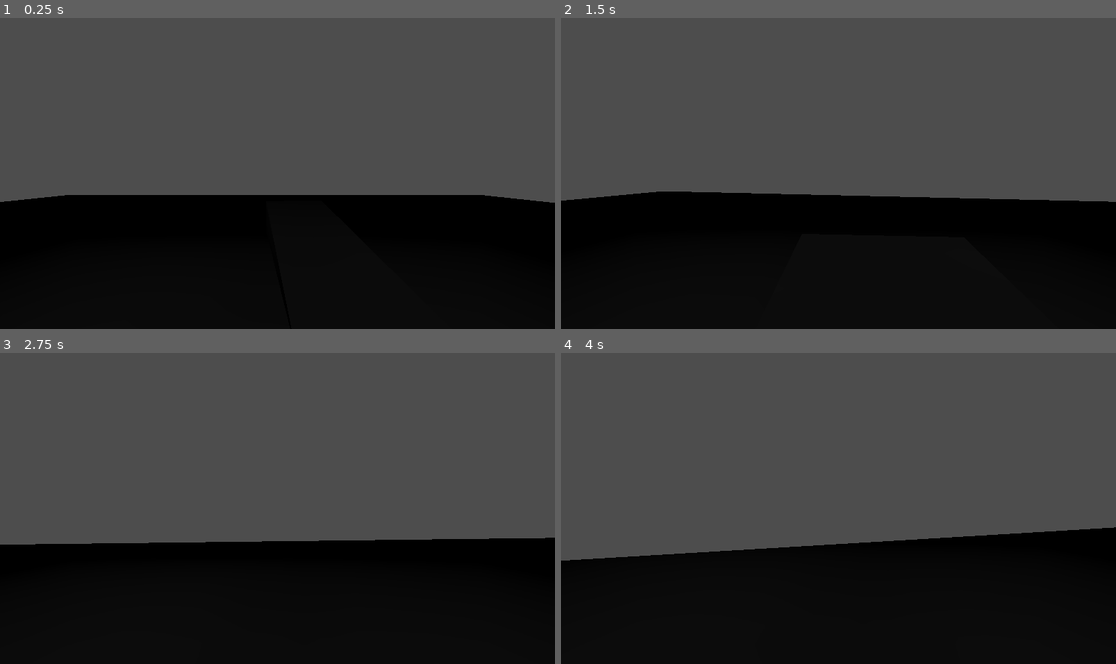
Above: before the commit, frames 1-4 (two rows, left to right).
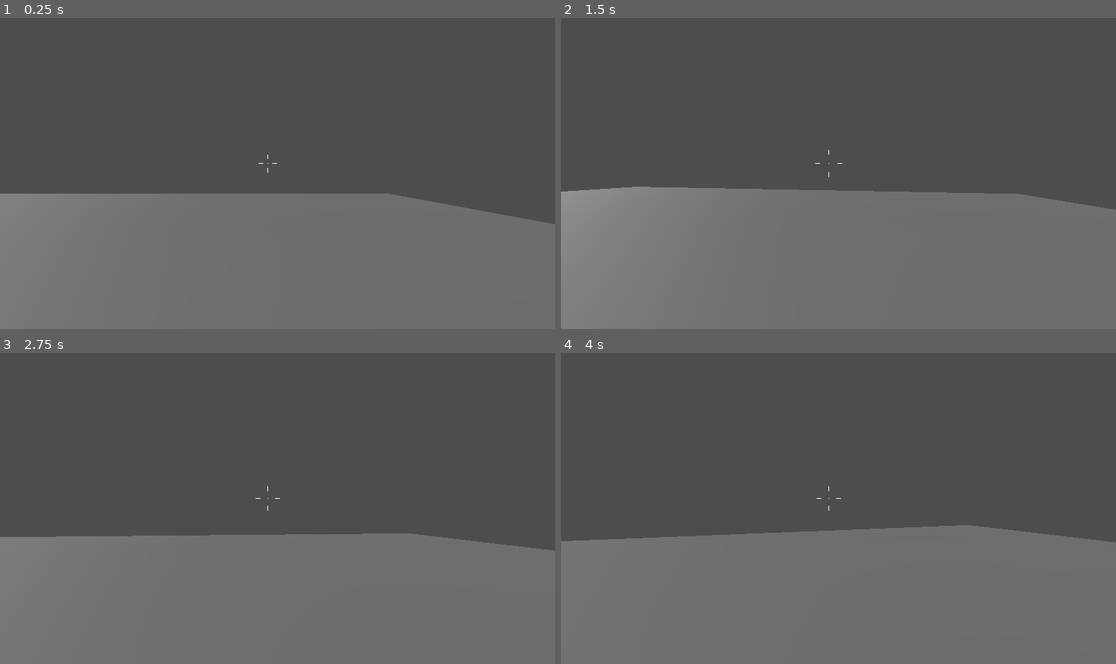
Above: after the commit, the same moments.

Repository: jetsup/FPS
Game: Godot game, scene res://environments/World.tscn
Same seed, same stepped clock (60 frames per second), same inputs: the game is played once before the commit and once after it.
Inputs (mouse positions are in pixels of both pictures, inside the frame that each line leads up to):
- Up to frame 1 (0.25 s): no input
- Up to frame 2 (1.5 s): move the mouse to (866, 170) at 0.52 s; hold Ctrl (crouch) 0.53-1.28 s; hold W (move_forward) from 0.53 s (still down); tap Space (jump) at 0.77, 0.8, 1.07, 1.35 s; move the mouse to (810, 173) at 1.27 s
- Up to frame 3 (2.75 s): keep holding W (move_forward); tap Space (jump) at 1.52, 1.82, 2.3 s; tap Ctrl (crouch) at 1.55 s; move the mouse to (288, 502) at 2.02 s; hold Ctrl (crouch) from 2.03 s (still down)
- Up to frame 4 (4 s): keep holding W (move_forward); move the mouse to (832, 511) at 2.77 s; release Ctrl (crouch) at 2.78 s; tap Ctrl (crouch) at 2.85 s; tap Space (jump) at 3.02, 3.32, 3.6, 3.77 s; move the mouse to (877, 511) at 3.52 s

The runs differ from the first frame. In frame 1, 43% of the frame differs, in the area x 0-100%, y 43-100%; in frame 2, 44%, in the area x 0-100%, y 42-100%; in frame 3, 41%; in frame 4, 42%.

Commit message:
Added crosshair, crouchiing and jumping over platforms. E06

Diff:
--- a/Characters/Player.tscn
+++ b/Characters/Player.tscn
@@ -1,23 +1,114 @@
-[gd_scene load_steps=5 format=3 uid="uid://bmnaokfjs2ekn"]
+[gd_scene load_steps=12 format=3 uid="uid://bmnaokfjs2ekn"]
 
 [ext_resource type="Script" path="res://controllers/scripts/Player.gd" id="1_l1ddj"]
+[ext_resource type="Material" uid="uid://b4gwd5h7ixvct" path="res://materials/player.tres" id="2_aufqb"]
+[ext_resource type="Script" path="res://controllers/scripts/Reticle.gd" id="3_s4r84"]
+[ext_resource type="Theme" uid="uid://b4a3tffbkmxov" path="res://themes/debug.tres" id="4_hfd56"]
+[ext_resource type="Script" path="res://controllers/scripts/Debug.gd" id="4_sqpuq"]
 
 [sub_resource type="CapsuleShape3D" id="CapsuleShape3D_jwwho"]
 
-[sub_resource type="StandardMaterial3D" id="StandardMaterial3D_atx54"]
+[sub_resource type="CapsuleMesh" id="CapsuleMesh_s6bw0"]
+material = ExtResource("2_aufqb")
 
-[sub_resource type="CapsuleMesh" id="CapsuleMesh_s6bw0"]
-material = SubResource("StandardMaterial3D_atx54")
+[sub_resource type="Animation" id="Animation_0pe4x"]
+resource_name = "Crouch"
+tracks/0/type = "value"
+tracks/0/imported = false
+tracks/0/enabled = true
+tracks/0/path = NodePath("CollisionShape3D:shape:height")
+tracks/0/interp = 2
+tracks/0/loop_wrap = true
+tracks/0/keys = {
+"times": PackedFloat32Array(0, 1),
+"transitions": PackedFloat32Array(1, 1),
+"update": 0,
+"values": [2.0, 1.5]
+}
+tracks/1/type = "value"
+tracks/1/imported = false
+tracks/1/enabled = true
+tracks/1/path = NodePath("CollisionShape3D:position")
+tracks/1/interp = 2
+tracks/1/loop_wrap = true
+tracks/1/keys = {
+"times": PackedFloat32Array(0, 1),
+"transitions": PackedFloat32Array(1, 1),
+"update": 0,
+"values": [Vector3(0, 0, 0), Vector3(0, -0.25, 0)]
+}
+tracks/2/type = "value"
+tracks/2/imported = false
+tracks/2/enabled = true
+tracks/2/path = NodePath("CameraController:position")
+tracks/2/interp = 2
+tracks/2/loop_wrap = true
+tracks/2/keys = {
+"times": PackedFloat32Array(0, 1),
+"transitions": PackedFloat32Array(1, 1),
+"update": 0,
+"values": [Vector3(0, 0.7, 0), Vector3(0, 0.25, 0)]
+}
 
-[node name="CharacterBody3D" type="CharacterBody3D" node_paths=PackedStringArray("CAMERA_CONTROLER")]
+[sub_resource type="Animation" id="Animation_ux6l8"]
+length = 0.001
+tracks/0/type = "value"
+tracks/0/imported = false
+tracks/0/enabled = true
+tracks/0/path = NodePath("CollisionShape3D:shape:height")
+tracks/0/interp = 1
+tracks/0/loop_wrap = true
+tracks/0/keys = {
+"times": PackedFloat32Array(0),
+"transitions": PackedFloat32Array(1),
+"update": 0,
+"values": [2.0]
+}
+tracks/1/type = "value"
+tracks/1/imported = false
+tracks/1/enabled = true
+tracks/1/path = NodePath("CollisionShape3D:position")
+tracks/1/interp = 1
+tracks/1/loop_wrap = true
+tracks/1/keys = {
+"times": PackedFloat32Array(0),
+"transitions": PackedFloat32Array(1),
+"update": 0,
+"values": [Vector3(0, 0, 0)]
+}
+tracks/2/type = "value"
+tracks/2/imported = false
+tracks/2/enabled = true
+tracks/2/path = NodePath("CameraController:position")
+tracks/2/interp = 1
+tracks/2/loop_wrap = true
+tracks/2/keys = {
+"times": PackedFloat32Array(0),
+"transitions": PackedFloat32Array(1),
+"update": 0,
+"values": [Vector3(0, 0.7, 0)]
+}
+
+[sub_resource type="AnimationLibrary" id="AnimationLibrary_7w78k"]
+_data = {
+"Crouch": SubResource("Animation_0pe4x"),
+"RESET": SubResource("Animation_ux6l8")
+}
+
+[sub_resource type="SphereShape3D" id="SphereShape3D_a3wf4"]
+
+[node name="CharacterBody3D" type="CharacterBody3D" node_paths=PackedStringArray("CAMERA_CONTROLER", "ANIMATION_PLAYER", "CROUCH_SHAPECAST")]
 transform = Transform3D(1, 0, 0, 0, 1, 0, 0, 0, 1, 0, 1, 0)
 script = ExtResource("1_l1ddj")
 CAMERA_CONTROLER = NodePath("CameraController/Camera3D")
+ANIMATION_PLAYER = NodePath("AnimationPlayer")
+CROUCH_SHAPECAST = NodePath("ShapeCast3D")
 
 [node name="CollisionShape3D" type="CollisionShape3D" parent="."]
 shape = SubResource("CapsuleShape3D_jwwho")
 
 [node name="MeshInstance3D" type="MeshInstance3D" parent="CollisionShape3D"]
+visible = false
 mesh = SubResource("CapsuleMesh_s6bw0")
 
 [node name="CameraController" type="Node3D" parent="."]
@@ -27,3 +118,75 @@
 
 [node name="ReflectionProbe" type="ReflectionProbe" parent="CameraController/Camera3D"]
 update_mode = 1
+
+[node name="AnimationPlayer" type="AnimationPlayer" parent="."]
+libraries = {
+"": SubResource("AnimationLibrary_7w78k")
+}
+
+[node name="ShapeCast3D" type="ShapeCast3D" parent="."]
+shape = SubResource("SphereShape3D_a3wf4")
+target_position = Vector3(0, 1, 0)
+debug_shape_custom_color = Color(0.815686, 0, 0.156863, 1)
+
+[node name="UserInterface" type="Control" parent="."]
+layout_mode = 3
+anchors_preset = 15
+anchor_right = 1.0
+anchor_bottom = 1.0
+grow_horizontal = 2
+grow_vertical = 2
+mouse_filter = 1
+
+[node name="Reticle" type="CenterContainer" parent="UserInterface" node_paths=PackedStringArray("RETICLE_LINES", "PLAYER_CONTROLLER")]
+layout_mode = 1
+anchors_preset = 8
+anchor_left = 0.5
+anchor_top = 0.5
+anchor_right = 0.5
+anchor_bottom = 0.5
+offset_left = -20.0
+offset_top = -20.0
+offset_right = 20.0
+offset_bottom = 20.0
+grow_horizontal = 2
+grow_vertical = 2
+script = ExtResource("3_s4r84")
+RETICLE_LINES = [NodePath("top"), NodePath("right"), NodePath("bottom"), NodePath("left")]
+PLAYER_CONTROLLER = NodePath("../..")
+
+[node name="top" type="Line2D" parent="UserInterface/Reticle"]
+points = PackedVector2Array(0, -5, 0, -15)
+width = 1.0
+
+[node name="right" type="Line2D" parent="UserInterface/Reticle"]
+points = PackedVector2Array(5, 0, 15, 0)
+width = 1.0
+
+[node name="bottom" type="Line2D" parent="UserInterface/Reticle"]
+points = PackedVector2Array(0, 5, 0, 15)
+width = 1.0
+
+[node name="left" type="Line2D" parent="UserInterface/Reticle"]
+points = PackedVector2Array(-5, 0, -15, 0)
+width = 1.0
+
+[node name="DebugPanel" type="Panel" parent="UserInterface"]
+custom_minimum_size = Vector2(200, 0)
+layout_mode = 0
+offset_left = 10.0
+offset_top = 10.0
+offset_right = 210.0
+offset_bottom = 50.0
+script = ExtResource("4_sqpuq")
+
+[node name="MarginContainer" type="MarginContainer" parent="UserInterface/DebugPanel"]
+layout_mode = 0
+offset_right = 40.0
+offset_bottom = 40.0
+
+[node name="DebugVBox" type="VBoxContainer" parent="UserInterface/DebugPanel/MarginContainer"]
+layout_mode = 2
+theme = ExtResource("4_hfd56")
+
+[connection signal="animation_started" from="AnimationPlayer" to="." method="_on_animation_player_animation_started"]
--- /dev/null
+++ b/controllers/scripts/Debug.gd
@@ -0,0 +1,42 @@
+extends Panel
+
+@onready var property_container = $MarginContainer/DebugVBox
+
+#var property
+var frames_per_second: String
+
+# Called when the node enters the scene tree for the first time.
+func _ready():
+	Global.debug = self
+
+	visible = false
+
+	#add_debug_property("FPS", "Test")
+
+func _input(event):
+	if event.is_action_pressed("debug"):
+		visible = !visible
+
+# Called every frame. 'delta' is the elapsed time since the previous frame.
+func _process(delta):
+	if visible:
+		frames_per_second = "%.2f" % (1.0 / delta)
+		#property.text = property.name + ": " + frames_per_second
+
+func add_property(title: String, value, order):
+	var target
+	target = property_container.find_child(title, true, false)
+	if !target:
+		target = Label.new()
+		property_container.add_child(target)
+		target.name = title
+		target.text = target.name + ": " + str(value)
+	elif visible:
+		target.text = target.name + ": " + str(value)
+		property_container.move_child(target, order)
+
+#func add_debug_property(title: String, value):
+	#property = Label.new()
+	#property_container.add_child(property)
+	#property.name = title
+	#property.text = property.name + value
--- /dev/null
+++ b/controllers/scripts/Global.gd
@@ -0,0 +1,3 @@
+extends Node
+
+var debug # Reference to DebugPanel for debug property asignment
--- a/controllers/scripts/Player.gd
+++ b/controllers/scripts/Player.gd
@@ -1,15 +1,21 @@
 extends CharacterBody3D
 
 
-const SPEED = 5.0
-const JUMP_VELOCITY = 4.5
+@export var SPEED_DEFAULT: float = 5.0
+@export var SPEED_CROUCH: float = 2.0
+@export var JUMP_VELOCITY: float = 5.5
+@export_range(5, 10, 0.1) var CROUCH_SPEED: float = 7.0;
+@export var TOGGLE_CROUCH: bool = false
 
 @export var MOUSE_SENSITIVITY: float = 0.2
 
 @export var TILT_LOWER_LIMIT := deg_to_rad(-90.0)
 @export var TILT_UPPER_LIMIT := deg_to_rad(90.0)
 @export var CAMERA_CONTROLER: Camera3D
+@export var ANIMATION_PLAYER: AnimationPlayer
+@export var CROUCH_SHAPECAST: Node3D
 
+var _speed: float
 var _mouse_input: bool = false
 var _mouse_rotation: Vector3
 var _rotation_input: float
@@ -17,12 +23,25 @@
 var _player_rotation: Vector3
 var _camera_rotation: Vector3
 
+var _is_crouching: bool = false
+
 # Get the gravity from the project settings to be synced with RigidBody nodes.
 var gravity = ProjectSettings.get_setting("physics/3d/default_gravity")
 
 func _input(event):
 	if event.is_action_pressed("exit"):
 		get_tree().quit();
+
+	if event.is_action_pressed("crouch"):
+		toggle_crouch()
+
+	if event.is_action_pressed("crouch") and _is_crouching == false and is_on_floor() and TOGGLE_CROUCH == false:
+		crouching(true)
+	if event.is_action_released("crouch") and TOGGLE_CROUCH == false:
+		if CROUCH_SHAPECAST.is_colliding() == false:
+			crouching(false)
+		elif CROUCH_SHAPECAST.is_colliding() == true:
+			uncrouch_check()
 
 func _unhandled_input(event):
 	_mouse_input = event is InputEventMouseMotion and Input.mouse_mode == Input.MOUSE_MODE_CAPTURED
@@ -52,7 +71,13 @@
 func _ready():
 	Input.mouse_mode = Input.MOUSE_MODE_CAPTURED
 
+	CROUCH_SHAPECAST.add_exception($".")
+
+	_speed = SPEED_DEFAULT
+
 func _physics_process(delta):
+	Global.debug.add_property("MovementSpeed", _speed, 1)
+
 	# Add the gravity.
 	if not is_on_floor():
 		velocity.y -= gravity * delta
@@ -60,7 +85,7 @@
 	_update_camera(delta)
 
 	# Handle jump.
-	if Input.is_action_just_pressed("jump") and is_on_floor():
+	if Input.is_action_just_pressed("jump") and is_on_floor() and _is_crouching == false:
 		velocity.y = JUMP_VELOCITY
 
 	# Get the input direction and handle the movement/deceleration.
@@ -68,10 +93,44 @@
 	var input_dir = Input.get_vector("move_left", "move_right", "move_forward", "move_backward")
 	var direction = (transform.basis * Vector3(input_dir.x, 0, input_dir.y)).normalized()
 	if direction:
-		velocity.x = direction.x * SPEED
-		velocity.z = direction.z * SPEED
+		velocity.x = direction.x * _speed
+		velocity.z = direction.z * _speed
 	else:
-		velocity.x = move_toward(velocity.x, 0, SPEED)
-		velocity.z = move_toward(velocity.z, 0, SPEED)
+		velocity.x = move_toward(velocity.x, 0, _speed)
+		velocity.z = move_toward(velocity.z, 0, _speed)
 
 	move_and_slide()
+
+
+func toggle_crouch():
+	if _is_crouching == true and CROUCH_SHAPECAST.is_colliding() == false:
+		crouching((false))
+	elif _is_crouching == false:
+		crouching(true)
+
+func uncrouch_check():
+	if CROUCH_SHAPECAST.is_colliding() == false:
+		crouching(false)
+	elif CROUCH_SHAPECAST.is_colliding() == true:
+		await get_tree().create_timer(0.1).timeout
+		uncrouch_check()
+
+func crouching(state: bool):
+	match state:
+		true:
+			ANIMATION_PLAYER.play("Crouch", -1, CROUCH_SPEED)
+			set_movement_speed("crouching")
+		false:
+			ANIMATION_PLAYER.play("Crouch", -1, -CROUCH_SPEED, true)
+			set_movement_speed("default")
+
+func _on_animation_player_animation_started(anim_name):
+	if anim_name == "Crouch":
+		_is_crouching = !_is_crouching
+
+func set_movement_speed(state: String):
+	match state:
+		"default":
+			_speed = SPEED_DEFAULT
+		"crouching":
+			_speed = SPEED_CROUCH
--- /dev/null
+++ b/controllers/scripts/Reticle.gd
@@ -0,0 +1,32 @@
+extends CenterContainer
+
+@export var RETICLE_LINES: Array[Line2D]
+@export var PLAYER_CONTROLLER: CharacterBody3D
+@export var RETICLE_SPEED: float = 0.25
+@export var RETICLE_DISTANCE: float = 2.0
+
+@export var DOT_RADIUS: float = 1.0
+@export var DOT_COLOR: Color = Color.WHITE
+
+# Called when the node enters the scene tree for the first time.
+func _ready():
+	queue_redraw()
+
+# Called every frame. 'delta' is the elapsed time since the previous frame.
+func _process(delta):
+	adjust_reticle_lines()
+
+func _draw():
+	draw_circle(Vector2(0, 0), DOT_RADIUS, DOT_COLOR)
+
+
+func adjust_reticle_lines():
+	var vel = PLAYER_CONTROLLER.get_real_velocity()
+	var origin = Vector3(0, 0, 0)
+	var pos = Vector2(0, 0)
+	var speed = origin.distance_to(vel)
+
+	RETICLE_LINES[0].position = lerp(RETICLE_LINES[0].position, pos + Vector2(0, -speed * RETICLE_DISTANCE), RETICLE_SPEED)
+	RETICLE_LINES[1].position = lerp(RETICLE_LINES[1].position, pos + Vector2(speed * RETICLE_DISTANCE, 0), RETICLE_SPEED)
+	RETICLE_LINES[2].position = lerp(RETICLE_LINES[2].position, pos + Vector2(0, speed * RETICLE_DISTANCE), RETICLE_SPEED)
+	RETICLE_LINES[3].position = lerp(RETICLE_LINES[3].position, pos + Vector2(-speed * RETICLE_DISTANCE, 0), RETICLE_SPEED)
--- a/environments/World.tscn
+++ b/environments/World.tscn
@@ -1,13 +1,20 @@
-[gd_scene load_steps=5 format=3 uid="uid://cx6e3n65ahrcp"]
+[gd_scene load_steps=7 format=3 uid="uid://cx6e3n65ahrcp"]
 
 [ext_resource type="PackedScene" uid="uid://bmnaokfjs2ekn" path="res://Characters/Player.tscn" id="1_25vt0"]
-[ext_resource type="PackedScene" uid="uid://dwd1lsqt4lfki" path="res://environments/obstacles/ramp.tscn" id="2_lm3vj"]
+[ext_resource type="Material" uid="uid://cn1gsy15bkaff" path="res://materials/grid.tres" id="2_41ol2"]
 
 [sub_resource type="BoxShape3D" id="BoxShape3D_ipqbl"]
 size = Vector3(50, 0.2, 50)
 
 [sub_resource type="BoxMesh" id="BoxMesh_wk323"]
 size = Vector3(50, 0.2, 50)
+
+[sub_resource type="BoxShape3D" id="BoxShape3D_44w2f"]
+size = Vector3(6, 0.2, 5)
+
+[sub_resource type="BoxMesh" id="BoxMesh_gyqg7"]
+material = ExtResource("2_41ol2")
+size = Vector3(6, 0.1, 5)
 
 [node name="World" type="Node3D"]
 
@@ -19,11 +26,32 @@
 [node name="MeshInstance3D" type="MeshInstance3D" parent="StaticBody3D/CollisionShape3D"]
 mesh = SubResource("BoxMesh_wk323")
 
-[node name="Sun" type="OmniLight3D" parent="."]
-transform = Transform3D(1, 0, 0, 0, 1, 0, 0, 0, 1, 0.668047, 14.7773, 4.5194)
+[node name="Sun" type="DirectionalLight3D" parent="."]
+transform = Transform3D(0.45865, -0.222972, -0.860188, 0.736307, -0.446574, 0.508354, -0.497487, -0.866519, -0.040645, -12.082, 12.3306, 3.53551)
 
 [node name="CharacterBody3D" parent="." instance=ExtResource("1_25vt0")]
-transform = Transform3D(1, 0, 0, 0, 1, 0, 0, 0, 1, 0.35113, 2.37132, -0.0449591)
+transform = Transform3D(1, 0, 0, 0, 1, 0, 0, 0, 1, 10.6583, 2.37132, 1.61421)
 
-[node name="RampObstacle" parent="." instance=ExtResource("2_lm3vj")]
-transform = Transform3D(0.124086, 0, -0.992271, 0, 1, 0, 0.992271, 0, 0.124086, 1.24909, 1.26089, -4.80277)
+[node name="LowerPlatform" type="Node3D" parent="."]
+transform = Transform3D(1, 0, 0, 0, 1, 0, 0, 0, 1, 0, 1.5, 0)
+
+[node name="StaticBody3D" type="StaticBody3D" parent="LowerPlatform"]
+
+[node name="CollisionShape3D" type="CollisionShape3D" parent="LowerPlatform/StaticBody3D"]
+transform = Transform3D(1, 0, 0, 0, 1, 0, 0, 0, 1, 0, 0, 0.0399027)
+shape = SubResource("BoxShape3D_44w2f")
+
+[node name="MeshInstance3D" type="MeshInstance3D" parent="LowerPlatform/StaticBody3D/CollisionShape3D"]
+transform = Transform3D(1, 0, 0, 0, 1, 0, 0, 0, 1, 0, 0.0506897, 0.0228853)
+mesh = SubResource("BoxMesh_gyqg7")
+
+[node name="HigherPlatform" type="Node3D" parent="."]
+transform = Transform3D(1, 0, 0, 0, 1, 0, 0, 0, 1, 0, 2, 6.52184)
+
+[node name="StaticBody3D" type="StaticBody3D" parent="HigherPlatform"]
+
+[node name="CollisionShape3D" type="CollisionShape3D" parent="HigherPlatform/StaticBody3D"]
+shape = SubResource("BoxShape3D_44w2f")
+
+[node name="MeshInstance3D" type="MeshInstance3D" parent="HigherPlatform/StaticBody3D/CollisionShape3D"]
+mesh = SubResource("BoxMesh_gyqg7")
--- /dev/null
+++ b/materials/grid.tres
@@ -0,0 +1,78 @@
+[gd_resource type="ShaderMaterial" load_steps=3 format=3 uid="uid://cn1gsy15bkaff"]
+
+[ext_resource type="Texture2D" uid="uid://ivvpsi314b34" path="res://textures/grid.jpg" id="1_57ppx"]
+
+[sub_resource type="Shader" id="Shader_cwof1"]
+code = "// NOTE: Shader automatically converted from Godot Engine 4.1.dev4's StandardMaterial3D.
+
+shader_type spatial;
+render_mode blend_mix,depth_draw_opaque,cull_back,diffuse_burley,specular_schlick_ggx;
+uniform vec4 albedo : source_color;
+uniform sampler2D texture_albedo : source_color,filter_linear_mipmap,repeat_enable;
+uniform float point_size : hint_range(0,128);
+uniform float roughness : hint_range(0,1);
+uniform sampler2D texture_metallic : hint_default_white,filter_linear_mipmap,repeat_enable;
+uniform vec4 metallic_texture_channel;
+uniform sampler2D texture_roughness : hint_roughness_r,filter_linear_mipmap,repeat_enable;
+uniform float specular;
+uniform float metallic;
+varying vec3 uv1_triplanar_pos;
+uniform float uv1_blend_sharpness;
+varying vec3 uv1_power_normal;
+uniform vec3 uv1_scale;
+uniform vec3 uv1_offset;
+uniform vec3 uv2_scale;
+uniform vec3 uv2_offset;
+
+
+void vertex() {
+	TANGENT = vec3(0.0,0.0,-1.0) * abs(NORMAL.x);
+	TANGENT+= vec3(1.0,0.0,0.0) * abs(NORMAL.y);
+	TANGENT+= vec3(1.0,0.0,0.0) * abs(NORMAL.z);
+	TANGENT = normalize(TANGENT);
+	BINORMAL = vec3(0.0,1.0,0.0) * abs(NORMAL.x);
+	BINORMAL+= vec3(0.0,0.0,-1.0) * abs(NORMAL.y);
+	BINORMAL+= vec3(0.0,1.0,0.0) * abs(NORMAL.z);
+	BINORMAL = normalize(BINORMAL);
+	uv1_power_normal=pow(abs(NORMAL),vec3(uv1_blend_sharpness));
+	uv1_triplanar_pos = VERTEX * uv1_scale + uv1_offset;
+	uv1_power_normal/=dot(uv1_power_normal,vec3(1.0));
+	uv1_triplanar_pos *= vec3(1.0,-1.0, 1.0);
+}
+
+vec4 triplanar_texture(sampler2D p_sampler,vec3 p_weights,vec3 p_triplanar_pos) {
+	vec4 samp=vec4(0.0);
+	samp+= texture(p_sampler,p_triplanar_pos.xy) * p_weights.z;
+	samp+= texture(p_sampler,p_triplanar_pos.xz) * p_weights.y;
+	samp+= texture(p_sampler,p_triplanar_pos.zy * vec2(-1.0,1.0)) * p_weights.x;
+	return samp;
+}
+
+void fragment() {
+	vec4 albedo_tex = triplanar_texture(texture_albedo,uv1_power_normal,uv1_triplanar_pos);
+	ALBEDO = (albedo.rgb * albedo_tex.r) + albedo_tex.g + albedo_tex.b;
+	float metallic_tex = dot(triplanar_texture(texture_metallic,uv1_power_normal,uv1_triplanar_pos),metallic_texture_channel);
+	METALLIC = metallic_tex * metallic;
+	vec4 roughness_texture_channel = vec4(1.0,0.0,0.0,0.0);
+	float roughness_tex = dot(triplanar_texture(texture_roughness,uv1_power_normal,uv1_triplanar_pos),roughness_texture_channel);
+	ROUGHNESS = (1.0 - albedo_tex.g) * roughness;
+	SPECULAR = specular;
+}
+"
+
+[resource]
+render_priority = 0
+shader = SubResource("Shader_cwof1")
+shader_parameter/albedo = Color(0, 0, 0, 1)
+shader_parameter/point_size = 1.0
+shader_parameter/roughness = 0.5
+shader_parameter/metallic_texture_channel = null
+shader_parameter/specular = 0.5
+shader_parameter/metallic = 0.0
+shader_parameter/uv1_blend_sharpness = 1.0
+shader_parameter/uv1_scale = Vector3(0.5, 0.5, 0.5)
+shader_parameter/uv1_offset = Vector3(0, 0, 0)
+shader_parameter/uv2_scale = Vector3(1, 1, 1)
+shader_parameter/uv2_offset = Vector3(0, 0, 0)
+shader_parameter/texture_albedo = ExtResource("1_57ppx")
+shader_parameter/texture_roughness = ExtResource("1_57ppx")
--- /dev/null
+++ b/materials/player.tres
@@ -0,0 +1,7 @@
+[gd_resource type="StandardMaterial3D" format=3 uid="uid://b4gwd5h7ixvct"]
+
+[resource]
+albedo_color = Color(0.847059, 0.0862745, 0, 1)
+roughness = 0.32
+emission = Color(0.188235, 0.254902, 1, 1)
+emission_energy_multiplier = 0.0
--- a/project.godot
+++ b/project.godot
@@ -14,6 +14,10 @@
 run/main_scene="res://environments/World.tscn"
 config/features=PackedStringArray("4.2", "Forward Plus")
 config/icon="res://icon.svg"
+
+[autoload]
+
+Global="*res://controllers/scripts/Global.gd"
 
 [input]
 
@@ -52,3 +56,8 @@
 "events": [Object(InputEventKey,"resource_local_to_scene":false,"resource_name":"","device":-1,"window_id":0,"alt_press …(182 unchanged characters)…
 ]
 }
+debug={
+"deadzone": 0.5,
+"events": [Object(InputEventKey,"resource_local_to_scene":false,"resource_name":"","device":-1,"window_id":0,"alt_pressed":false,"shift_pressed":false,"ctrl_pressed":false,"meta_pressed":false,"pressed":false,"keycode":0,"physical_keycode":96,"key_label":0,"unicode":96,"echo":false,"script":null)
+]
+}
--- /dev/null
+++ b/themes/debug.tres
@@ -0,0 +1,10 @@
+[gd_resource type="Theme" load_steps=2 format=3 uid="uid://b4a3tffbkmxov"]
+
+[ext_resource type="StyleBox" uid="uid://bteo8lj1hhown" path="res://themes/debug_style.tres" id="1_aylyt"]
+
+[resource]
+MarginContainer/constants/margin_bottom = 10
+MarginContainer/constants/margin_left = 10
+MarginContainer/constants/margin_right = 10
+MarginContainer/constants/margin_top = 10
+PanelContainer/styles/panel = ExtResource("1_aylyt")
--- /dev/null
+++ b/themes/debug_style.tres
@@ -0,0 +1,8 @@
+[gd_resource type="StyleBoxFlat" format=3 uid="uid://bteo8lj1hhown"]
+
+[resource]
+bg_color = Color(0.290196, 0.0470588, 0.458824, 0.545098)
+corner_radius_top_left = 10
+corner_radius_top_right = 10
+corner_radius_bottom_right = 10
+corner_radius_bottom_left = 10
Binary file added: textures/grid.jpg
Not shown, added: textures/grid.jpg.import
